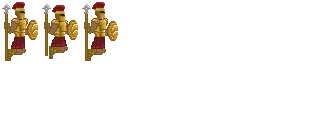
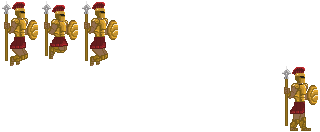
The second 320×132 image is a revision of the first. Changes to its layers:
showed "walk16" over [282, 66, 318, 131]
painted on "Copy of jump1" (1st of 2) over [88, 19, 118, 66]
painted on "jump1" over [8, 19, 28, 66]
painted on "jump2" over [50, 21, 68, 58]
